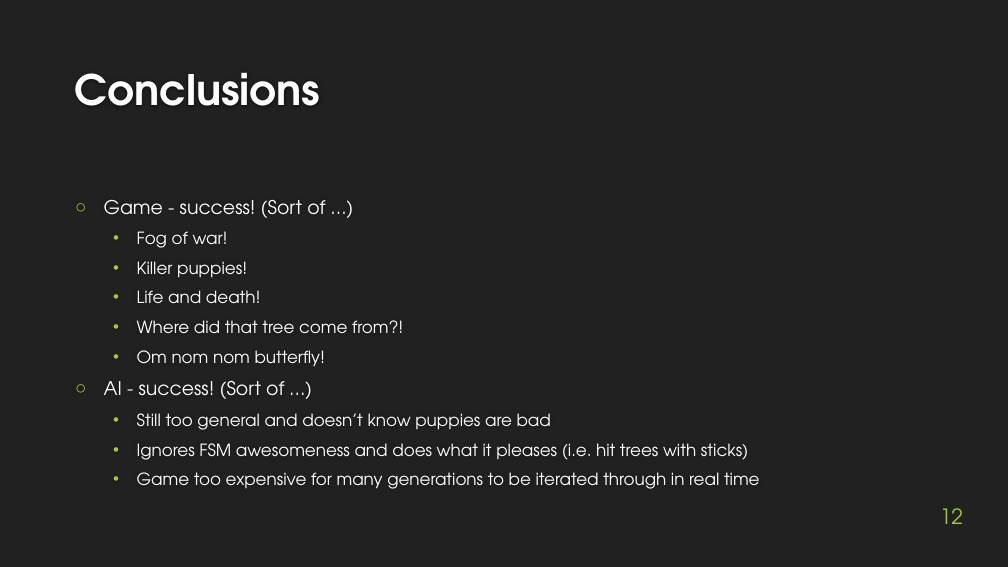
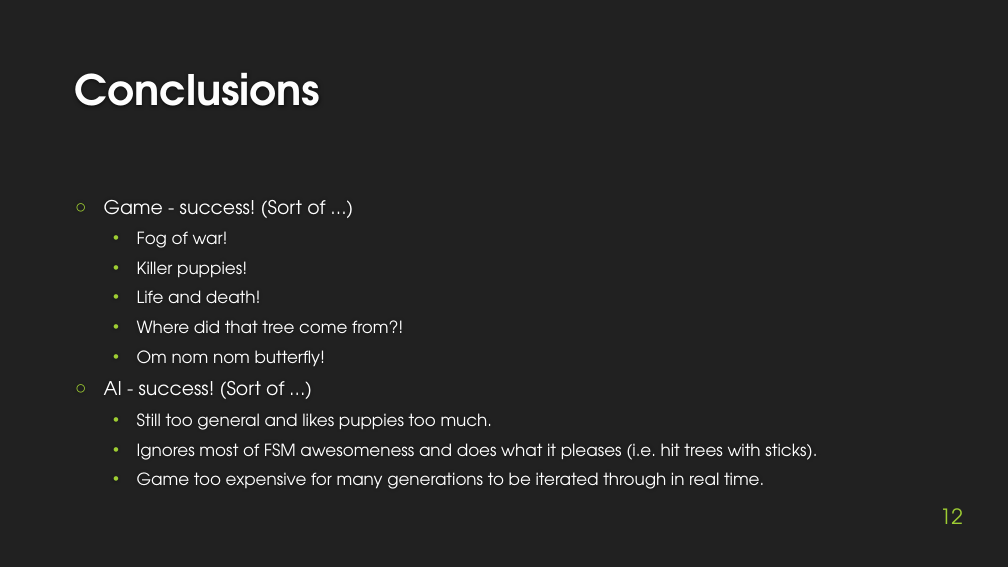
Before and after one commit to rdgain/Hunger-Games-VGDL, a slide deck: slide 12 of docs/final presentation.pptx. Drawn at 1008x567 pixels with LibreOffice and Linux fonts; fonts in the diff are those of the drawing; background and template pictures are left out. Boxes give left, top, right and bottom in pixels: in the first picture for what was removed or moved away, otherwise in the second. Text is boxed around its words. In the diff, an @@ line names an element or a change of style, - is before the commit and + after.

```diff
--- a/docs/final presentation.pptx
+++ b/docs/final presentation.pptx
@@ text at bbox=[137, 413, 817, 489]: text changed @@
-  • Still too general and doesn’t know puppies are bad
-  • Ignores FSM awesomeness and does what it pleases (i.e. hit trees with sticks)
-  • Game too expensive for many generations to be iterated through in real time
+  • Still too general and likes puppies too much.
+  • Ignores most of FSM awesomeness and does what it pleases (i.e. hit trees with sticks).
+  • Game too expensive for many generations to be iterated through in real time.
```
Also in this commit, not shown: 1 other slide changed.
